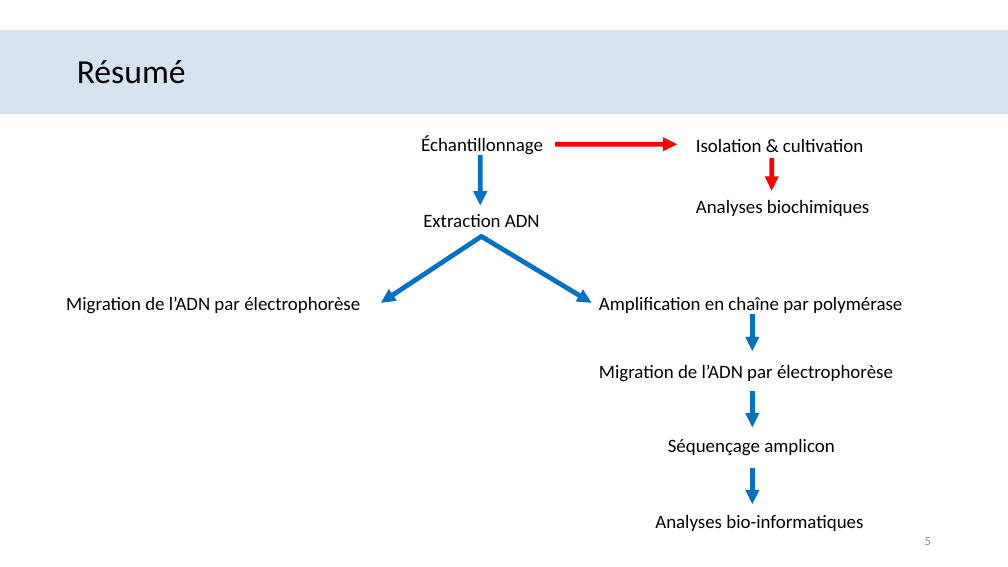
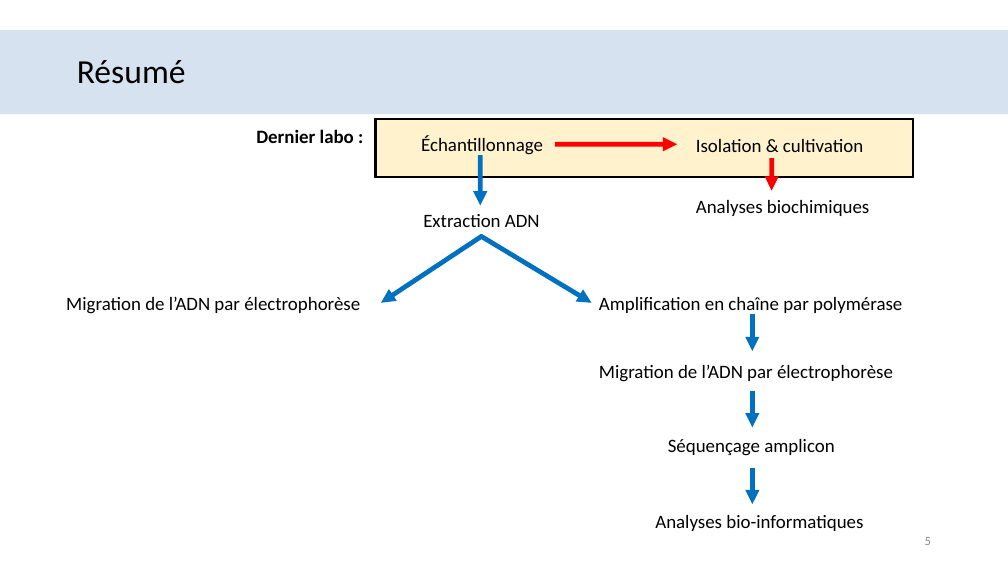
Before and after one commit to ShyGuy509/bio1410_2025, a slide deck: slide 5 of BIO1410_labo-2.pptx. Drawn at 1008x567 pixels with LibreOffice and Linux fonts; fonts in the diff are those of the drawing; background and template pictures are left out. Boxes give left, top, right and bottom in pixels: in the first picture for what was removed or moved away, otherwise in the second. Text is boxed around its words. In the diff, an @@ line names an element or a change of style, - is before the commit and + after.

```diff
--- a/BIO1410_labo-2.pptx
+++ b/BIO1410_labo-2.pptx
@@ rectangle added at (376,119,913,177), fill #FFF2CC, outline #000000 2.25 pt @@
@@ text added at (256,129,354,143), 18 pt, text #000000, bold @@
+Dernier labo :
```
Also in this commit, not shown: 7 other slides changed, 1 slide added, 6 other files.
